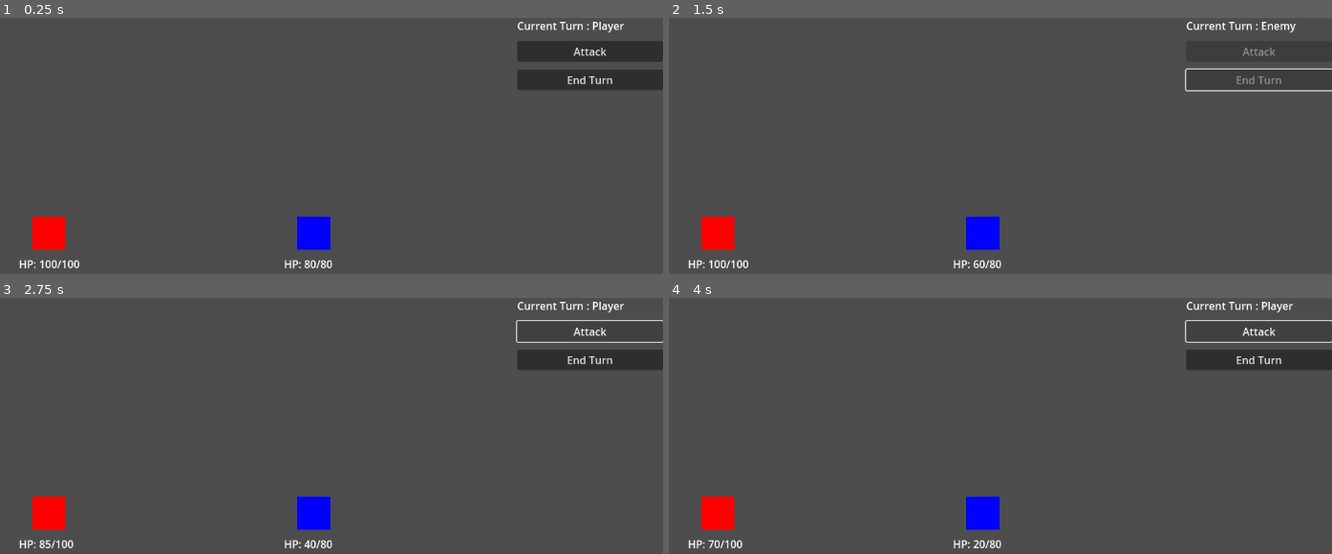
Above: before the commit, frames 1-4 (two rows, left to right).
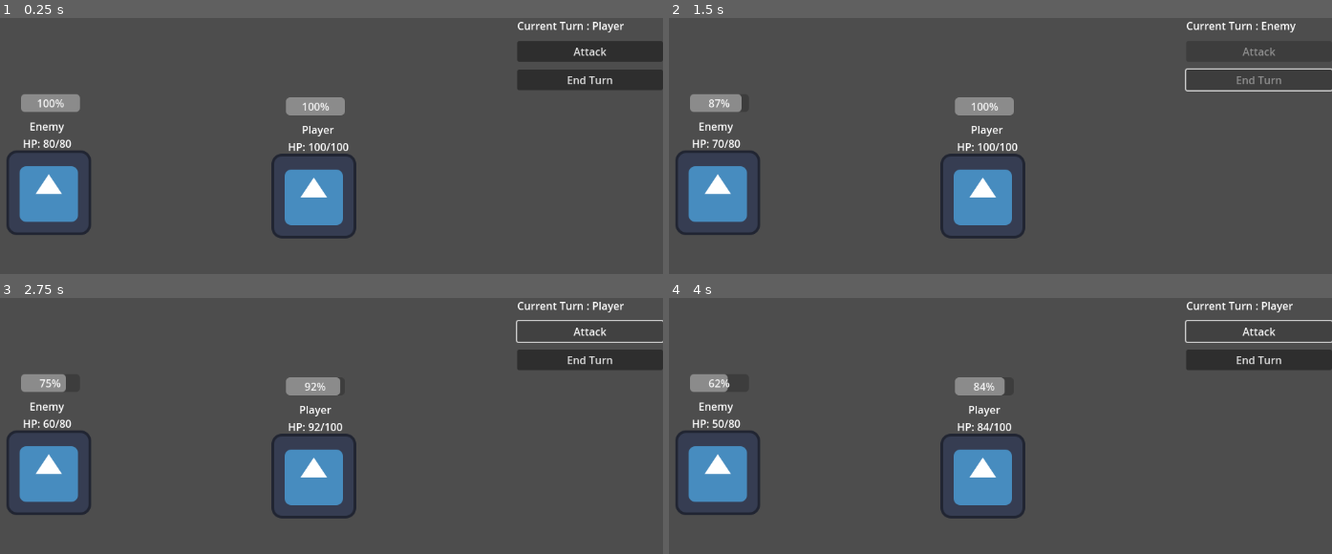
Above: after the commit, the same moments.

Repository: TeaAndCoffeeParty/godot-beginning
Game: Godot game, scene res://battle_scene.tscn
Two runs of this game, one before a commit and one after it. Both use one fixed random seed, a clock stepped at 60 frames per second and the inputs below. The engine's default icon, where the game draws it, is replaced by a stand-in: a white triangle on a blue panel in a dark square.
Inputs:
- Up to frame 1 (0.25 s): no input
- Up to frame 2 (1.5 s): click "Attack" at 0.5 s; click "End Turn" at 1.25 s
- Up to frame 3 (2.75 s): click "Attack" at 2 s
- Up to frame 4 (4 s): click "End Turn" at 2.75 s; click "Attack" at 3.5 s

The runs differ from the first frame. In frame 1, 7.9% of the frame differs, in the area x 1-54%, y 29-98%; in frame 2, 7.8%; in frame 3, 7.6%; in frame 4, 7.5%.

Commit message:
add character node for player and enemy

Diff:
--- a/jrpg-battle/battle_scene.gd
+++ b/jrpg-battle/battle_scene.gd
@@ -1,16 +1,7 @@
 extends Node2D
 
-var player_data = {
-	"hp": 100,
-	"max_hp": 100,
-	"attack": 20
-}
-
-var enemy_data = {
-	"hp": 80,
-	"max_hp": 80,
-	"attack": 15
-}
+@onready var player_unit: Node2D = $PlayerTeam/PlayerUnit
+@onready var enemy_unit: Node2D = $EnemyTeam/EnemyUnit
 
 var is_player_turn = true
 var game_over = false
@@ -18,8 +9,6 @@
 @onready var button_attack = $HUD/MarginContainer/VBoxContainer/ButtonAttack
 @onready var button_end_turn = $HUD/MarginContainer/VBoxContainer/ButtonEndTurn
 @onready var status_label = $HUD/MarginContainer/VBoxContainer/Label
-@onready var player_hp_label =$HPLabels/PlayerHPLabel
-@onready var enemy_hp_label = $HPLabels/EnemyHPLabel
 
 func _ready() -> void:
 	update_ui()
@@ -30,20 +19,12 @@
 		button_attack.disabled = not is_player_turn
 		button_end_turn.disabled = not is_player_turn
 
-	#var player_percent = player_data.hp / player_data.max_hp
-	#var enemy_percent = enemy_data.hp / enemy_data.max_hp
-
-	player_hp_label.text = "HP: %d/%d" % [player_data.hp, player_data.max_hp]
-	enemy_hp_label.text = "HP: %d/%d" % [enemy_data.hp, enemy_data.max_hp]
-
 
 func _on_button_attack_pressed() -> void:
 	if game_over or not is_player_turn:
 		return
-	enemy_data.hp -= player_data.attack
-	enemy_data.hp = max(0, enemy_data.hp)
-
-	print("Player attack! make %d damage." % player_data.attack)
+	var damage = player_unit.attack
+	enemy_unit.take_damage(damage)
 
 	update_ui()
 	check_game_over()
@@ -60,9 +41,8 @@
 		_enemy_turn()
 
 func _enemy_turn() -> void:
-	player_data.hp -= enemy_data.attack
-	player_data.hp = max(0, player_data.hp)
-	print("Enemy attack! make %d damage" % enemy_data.attack)
+	var damage = enemy_unit.attack
+	player_unit.take_damage(damage)
 
 	update_ui()
 	check_game_over()
@@ -72,11 +52,11 @@
 		update_ui()
 
 func check_game_over() -> void:
-	if player_data.hp <= 0:
+	if player_unit.is_dead():
 		status_label.text = "Game Over: You Lose!"
 		disable_buttons()
 		game_over = true
-	elif enemy_data.hp <= 0:
+	elif enemy_unit.is_dead():
 		status_label.text = "Game Over: You Win!"
 		disable_buttons()
 		game_over = true
--- a/jrpg-battle/battle_scene.tscn
+++ b/jrpg-battle/battle_scene.tscn
@@ -1,27 +1,25 @@
-[gd_scene load_steps=2 format=3 uid="uid://ci4wweor7tbc2"]
+[gd_scene load_steps=3 format=3 uid="uid://ci4wweor7tbc2"]
 
 [ext_resource type="Script" uid="uid://bacb0dbx8nq4q" path="res://battle_scene.gd" id="1_fw8re"]
+[ext_resource type="PackedScene" uid="uid://cqxlju245bhqj" path="res://character.tscn" id="2_r5l0u"]
 
 [node name="BattleScene" type="Node2D"]
 script = ExtResource("1_fw8re")
 
 [node name="PlayerTeam" type="Node2D" parent="."]
 
-[node name="PlayerUnit" type="ColorRect" parent="PlayerTeam"]
-offset_left = 200.0
-offset_top = 300.0
-offset_right = 250.0
-offset_bottom = 350.0
-color = Color(1, 0, 0, 1)
+[node name="PlayerUnit" parent="PlayerTeam" instance=ExtResource("2_r5l0u")]
+position = Vector2(625, 269)
+character_name = "Player"
 
 [node name="EnemyTeam" type="Node2D" parent="."]
 
-[node name="EnemyUnit" type="ColorRect" parent="EnemyTeam"]
-offset_left = 600.0
-offset_top = 300.0
-offset_right = 650.0
-offset_bottom = 350.0
-color = Color(0, 0, 1, 1)
+[node name="EnemyUnit" parent="EnemyTeam" instance=ExtResource("2_r5l0u")]
+position = Vector2(225, 264)
+character_name = "Enemy"
+hp = 80
+max_hp = 80
+attack = 8
 
 [node name="HUD" type="Control" parent="."]
 layout_mode = 3
@@ -55,21 +53,5 @@
 layout_mode = 2
 text = "End Turn"
 
-[node name="HPLabels" type="Node2D" parent="."]
-
-[node name="PlayerHPLabel" type="Label" parent="HPLabels"]
-offset_left = 180.0
-offset_top = 360.0
-offset_right = 220.0
-offset_bottom = 383.0
-text = "HP: 100/100"
-
-[node name="EnemyHPLabel" type="Label" parent="HPLabels"]
-offset_left = 580.0
-offset_top = 360.0
-offset_right = 672.0
-offset_bottom = 383.0
-text = "HP: 100/100"
-
 [connection signal="pressed" from="HUD/MarginContainer/VBoxContainer/ButtonAttack" to="." method="_on_button_attack_pressed"]
 [connection signal="pressed" from="HUD/MarginContainer/VBoxContainer/ButtonEndTurn" to="." method="_on_button_end_turn_pressed"]
--- a/jrpg-battle/character.gd
+++ b/jrpg-battle/character.gd
@@ -15,10 +15,6 @@
 	pass # Replace with function body.
 
 
-# Called every frame. 'delta' is the elapsed time since the previous frame.
-func _process(delta: float) -> void:
-	pass
-
 func take_damage(damage_amount: int):
 	hp -= damage_amount
 	hp = max(0, hp)
--- a/jrpg-battle/character.tscn
+++ b/jrpg-battle/character.tscn
@@ -1,16 +1,26 @@
-[gd_scene load_steps=2 format=3 uid="uid://cqxlju245bhqj"]
+[gd_scene load_steps=3 format=3 uid="uid://cqxlju245bhqj"]
 
 [ext_resource type="Script" uid="uid://c21xs7qgxs5v3" path="res://character.gd" id="1_glpr6"]
+[ext_resource type="Texture2D" uid="uid://ql4u0mcx4a65" path="res://icon.svg" id="2_pjt0s"]
 
 [node name="Character" type="Node2D"]
 script = ExtResource("1_glpr6")
 
 [node name="Sprite2D" type="Sprite2D" parent="."]
+texture = ExtResource("2_pjt0s")
 
 [node name="ProgressBar" type="ProgressBar" parent="."]
-offset_right = 4.0
-offset_bottom = 27.0
+offset_left = -42.0
+offset_top = -149.0
+offset_right = 47.0
+offset_bottom = -122.0
 
 [node name="Label" type="Label" parent="."]
-offset_right = 40.0
-offset_bottom = 23.0
+offset_left = -39.0
+offset_top = -112.0
+offset_right = 1.0
+offset_bottom = -89.0
+size_flags_horizontal = 4
+horizontal_alignment = 1
+vertical_alignment = 1
+metadata/_edit_use_anchors_ = true
